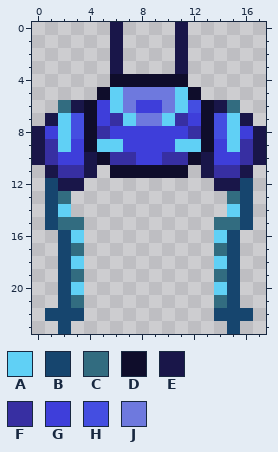
Two states of a pixel-art sprite, Items/CenturyBoyT1.png. Above, as it was before the edit.
The file is 36x48 pixels, drawn in blocks of 2x2; one block is one cell here. Colours within 5 levels of each other are drawn and written as one.
Palette (. is transparent): A #60d0f5  B #16456e  C #326c80  D #0f0d2b  E #191649  F #372fa2  G #3e3eda  H #444ee1  J #6e79de
After:
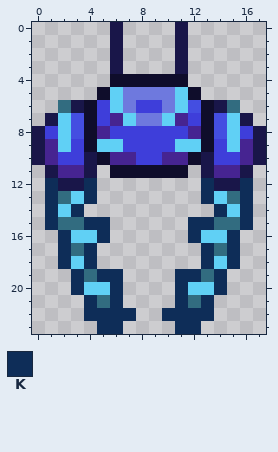
Colours new in this view: K #0e2d58
Difference:
@@ palette @@
-F #372fa2
+F #462491
@@ x 0..17 @@
 11 .EFFE.DDDDDD.EFFE.
-12 .BEE..........EEB.
-13 .BC............CB.
-14 .BA............AB.
-15 .BCC..........CCB.
-16 ..BA..........AB..
-17 ..BC..........CB..
-18 ..BA..........AB..
-19 ..BC..........CB..
-20 ..BA..........AB..
-21 ..BC..........CB..
-22 .BBB..........BBB.
-23 ..B............B..
+12 .KEEK........KEEK.
+13 .KCAK........KACK.
+14 .KAK..........KAK.
+15 .KCCKK......KKCCK.
+16 ..KAAK......KAAK..
+17 ..KCK........KCK..
+18 ..KAK........KAK..
+19 ...KCKK....KKCK...
+20 ...KAAK....KAAK...
+21 ....KCK....KCK....
+22 ....KKKK..KKKK....
+23 .....KK....KK.....
Where, in picture pixels (left, top, right, bottom), the same in both pictures:
changed: (45, 113, 253, 334)
